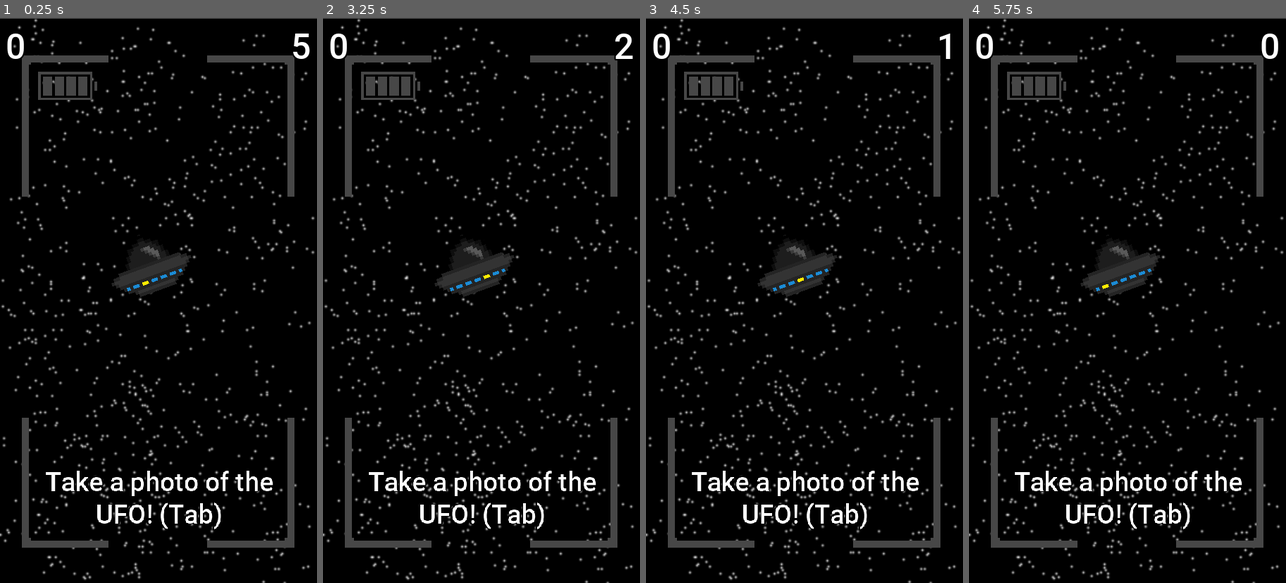
Above: before the commit, frames 1-4 (left to right).
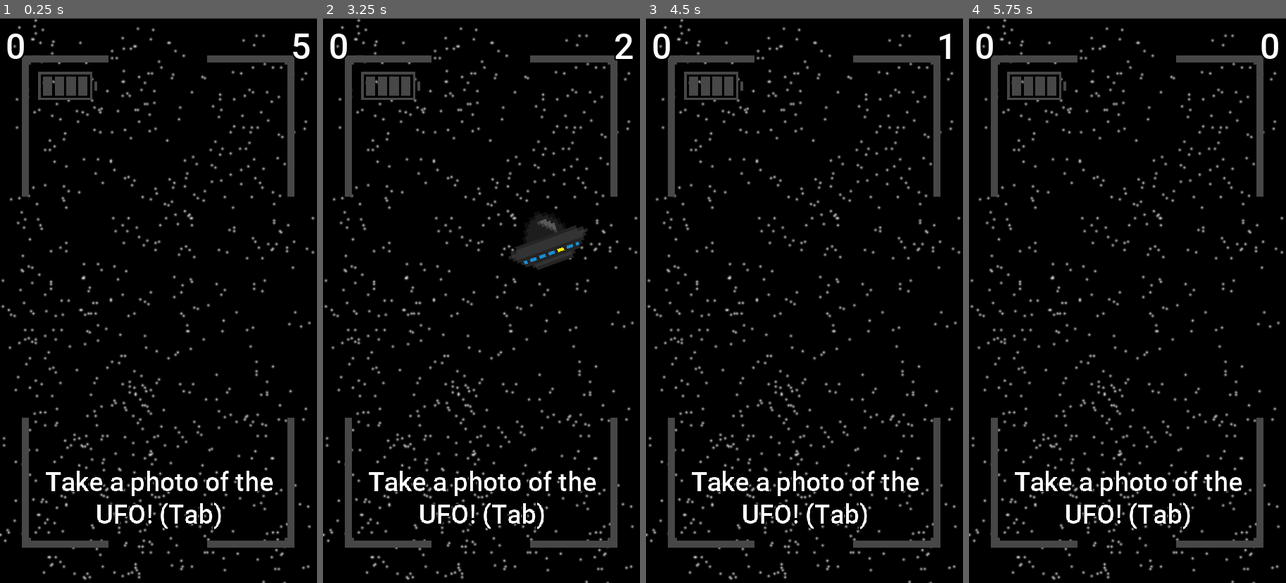
Above: after the commit, the same moments.

Repository: N-Ziermann/Minigame-Collection
Game: Godot game, scene res://Scenes/Photography.tscn
Two runs of this game, one before a commit and one after it. Both use one fixed random seed, a clock stepped at 60 frames per second and the inputs below. This scene is started directly instead of the project's main scene.
Inputs (mouse positions are in pixels of both pictures, inside the frame that each line leads up to):
- Up to frame 1 (0.25 s): no input
- Up to frame 2 (3.25 s): tap Enter at 0.5 s; move the mouse to (551, 272) at 0.52 s; click (551, 272) at 0.67 s; drag from (418, 328) to (465, 413) at 1.27 s; move the mouse to (513, 176) at 2.02 s; click (513, 176) at 2.17 s; tap Space at 2.75 s; drag from (465, 413) to (386, 215) at 2.77 s
- Up to frame 3 (4.5 s): move the mouse to (899, 385) at 3.52 s; click (899, 385) at 3.67 s; tap Enter at 4.25 s; drag from (709, 215) to (756, 159) at 4.27 s
- Up to frame 4 (5.75 s): move the mouse to (1143, 300) at 5.02 s; click (1143, 300) at 5.17 s

The runs differ from the first frame. In frame 1, 1.4% of the frame differs, in the area x 35-61%, y 38-50%; in frame 2, 2.7%, in the area x 35-84%, y 34-50%; in frame 3, 1.4%; in frame 4, 1.4%.

Commit message:
Implement UFO movement

Diff:
--- a/App/Scenes/Photography.tscn
+++ b/App/Scenes/Photography.tscn
@@ -12,6 +12,34 @@
 outline_size = 5
 outline_color = Color( 0, 0, 0, 1 )
 font_data = ExtResource( 1 )
+
+[sub_resource type="GDScript" id=4]
+script/source = "extends Sprite
+
+# calculated triangle from angle:
+# angle a =20 degrees
+# angle b = 90 degrees
+# side b = 1
+# -> side a = 0.364
+var direction = Vector2(1, -0.364)
+var speed = 15000
+var photo_taken = false
+
+func _ready():
+	# adjust speed to time_limit:
+	speed /= int(get_tree().get_root().get_node(\"Node2D/UI/Timer\").text)
+
+	# randomize starting point
+	randomize()
+	var scalar = rand_range(-2, 5)
+	self.position.x += 1000 * scalar
+	self.position.y -= 1000 * scalar * 0.364
+
+
+func _process(delta):
+	if not photo_taken:
+		position -= direction * speed * delta
+"
 
 [sub_resource type="Animation" id=2]
 resource_name = "Blink"
@@ -70,7 +98,7 @@
 margin_right = 1060.0
 margin_bottom = 170.0
 custom_fonts/font = SubResource( 1 )
-text = "5"
+text = "10"
 align = 2
 valign = 1
 script = ExtResource( 3 )
@@ -109,12 +137,12 @@
 }
 
 [node name="UFO" type="Sprite" parent="."]
-position = Vector2( 507.97, 830.159 )
+position = Vector2( 6305, -1281.2 )
 rotation = -0.349066
 scale = Vector2( 11, 11 )
 texture = ExtResource( 6 )
 hframes = 7
-frame = 3
+script = SubResource( 4 )
 
 [node name="AnimationPlayer" type="AnimationPlayer" parent="UFO"]
 anims/Blink = SubResource( 2 )
Not shown: 1 places in App/Scenes/Photography.tscn that only renumber resources
